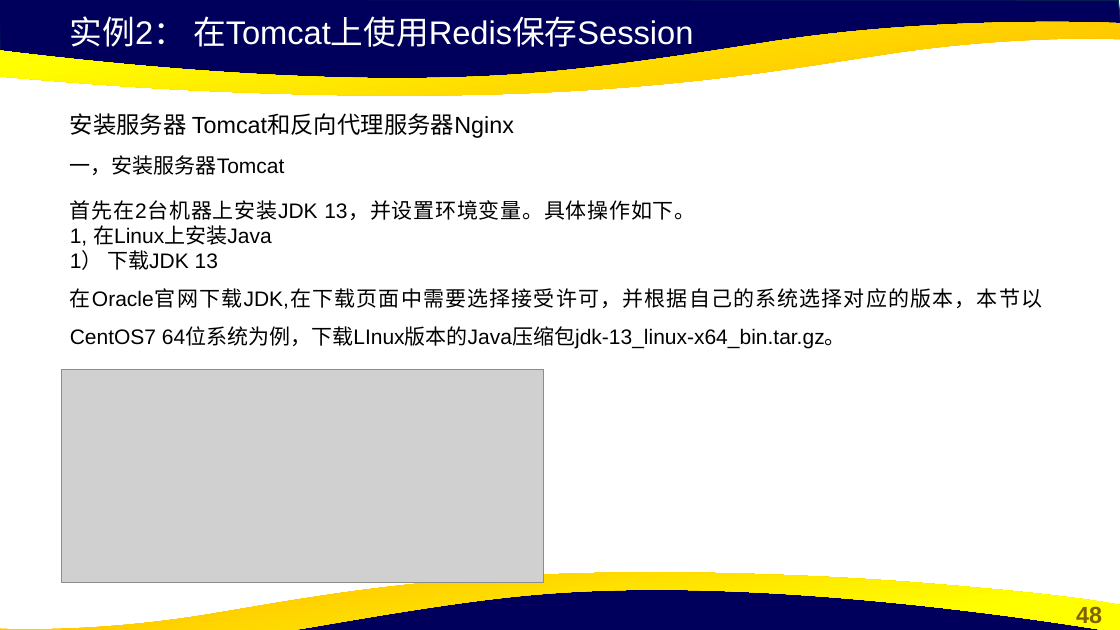
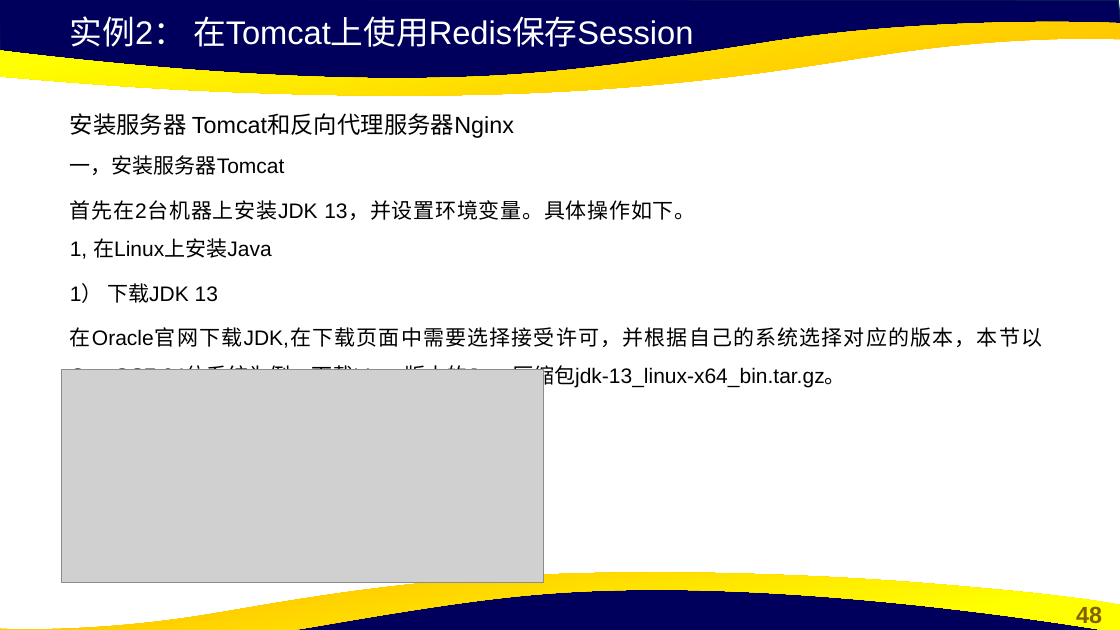
Before and after one commit to cxinping/Redis, a slide deck: slide 48 of ppt/第7章 Redis开发实战.pptx. Drawn at 1120x630 pixels with LibreOffice and Linux fonts; fonts in the diff are those of the drawing; grey boxes stand for pictures; background and template pictures are left out. Boxes give left, top, right and bottom in pixels: in the first picture for what was removed or moved away, otherwise in the second. Text is boxed around its words. In the diff, an @@ line names an element or a change of style, - is before the commit and + after.

```diff
--- a/ppt/第7章 Redis开发实战.pptx
+++ b/ppt/第7章 Redis开发实战.pptx
@@ text at [70,238,1043,388]: text changed @@
-1, 在Linux上安装Java 1） 下载JDK 13 在Oracle官网下载JDK,在下载页面中需要选择接受许可，并根据自己的系统选择对应的版本，本节以 CentOS7 64位系统为例，下载LInux版本的Java压缩包jdk-13_linux-x64_bin.tar.gz。
+1, 在Linux上安装Java
+1） 下载JDK 13
+在Oracle官网下载JDK,在下载页面中需要选择接受许可，并根据自己的系统选择对应的版本，本节以 CentOS7 64位系统为例，下载LInux版本的Java压缩包jdk-13_linux-x64_bin.tar.gz。
```
Also in this commit, not shown: 20 other slides changed, 1 other file.
